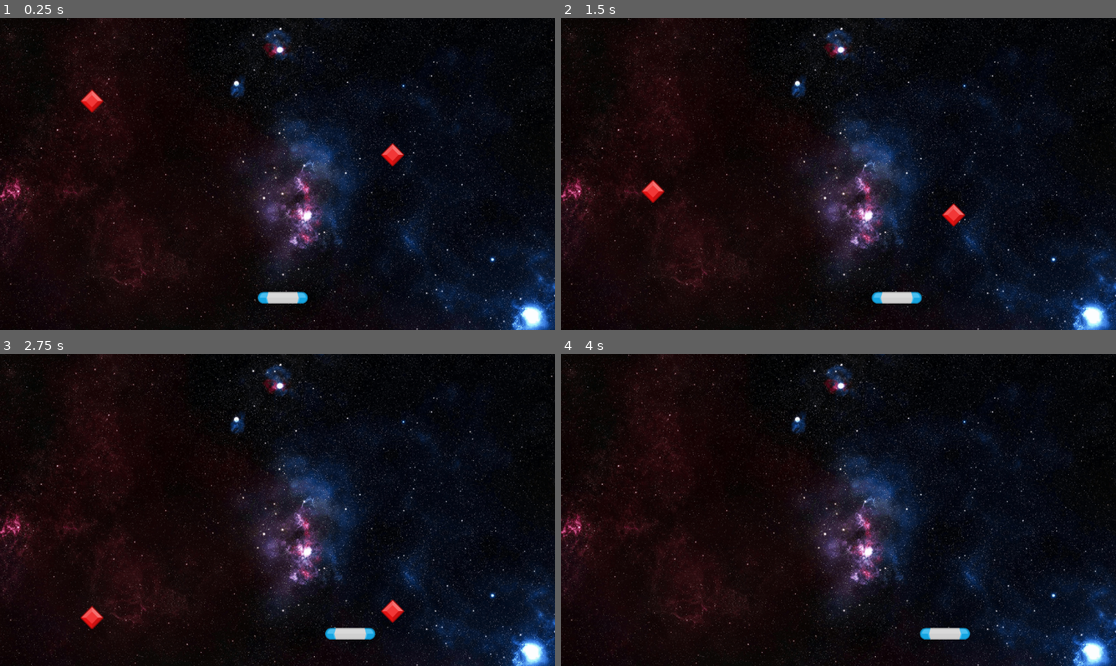
Above: before the commit, frames 1-4 (two rows, left to right).
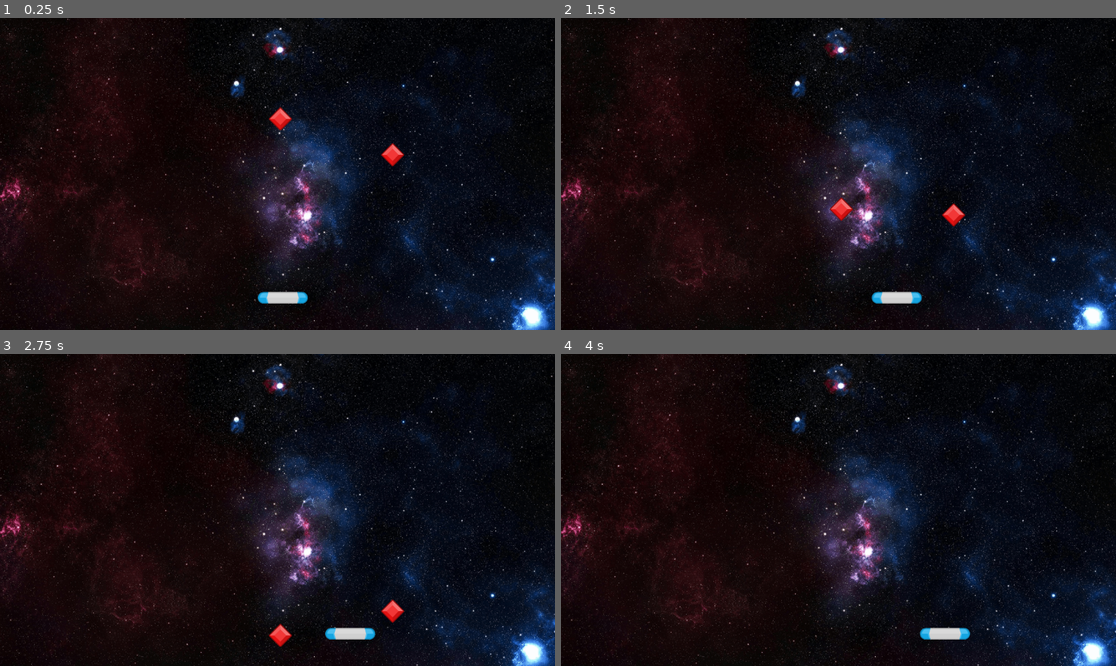
Above: after the commit, the same moments.

Repository: Nimira43/Space-Gems
Game: Godot game, scene res://scenes/game.tscn
Same seed, same stepped clock (60 frames per second), same inputs: the game is played once before the commit and once after it.
Inputs:
- Up to frame 1 (0.25 s): no input
- Up to frame 2 (1.5 s): hold P (right) 0.53-1.28 s; hold O (left) from 1.28 s (still down)
- Up to frame 3 (2.75 s): release O (left) at 2.03 s; hold P (right) from 2.03 s (still down)
- Up to frame 4 (4 s): release P (right) at 3.53 s; hold O (left) from 3.53 s (still down)

The runs differ from the first frame. In frame 1, 0.3% of the frame differs, in the area x 14-53%, y 22-37%; in frame 2, 0.3%; in frame 3, 0.3%, in the area x 14-53%, y 80-94%; in frame 4, nothing differs.

Commit message:
Added signal function to detect when gem hits paddle.

Diff:
--- a/scenes/game.tscn
+++ b/scenes/game.tscn
@@ -18,5 +18,5 @@
 position = Vector2(815, 259)
 
 [node name="Gem2" parent="." instance=ExtResource("3_n8ndc")]
-position = Vector2(191, 135)
+position = Vector2(582, 172)
 speed = 150.0
--- a/scenes/paddle.gd
+++ b/scenes/paddle.gd
@@ -8,13 +8,17 @@
 func _process(delta: float) -> void:
 	#Paddle Movement
 	#First Option
-	#if Input.is_action_pressed("left"):
-		#position.x += -speed * delta
-		#
-	#elif Input.is_action_pressed("right"):
-		#position.x += speed * delta
+	if Input.is_action_pressed("left"):
+		position.x += -speed * delta
+
+	elif Input.is_action_pressed("right"):
+		position.x += speed * delta
 	#Second Option
 	#var input_amount: float = Input.get_axis("left", "right")
 	#position.x += delta * speed * input_amount
-	#Third Option
-	position.x += delta * speed * Input.get_axis("left", "right")
+	#Third Option - preferred but will stick with original code
+	#position.x += delta * speed * Input.get_axis("left", "right")
+
+
+func _on_gem_area_entered(area: Area2D) -> void:
+	print(area)
--- a/scenes/paddle.tscn
+++ b/scenes/paddle.tscn
@@ -16,3 +16,5 @@
 [node name="CollisionShape2D" type="CollisionShape2D" parent="."]
 rotation = 1.5708
 shape = SubResource("CapsuleShape2D_07l1u")
+
+[connection signal="area_entered" from="." to="." method="_on_gem_area_entered"]
